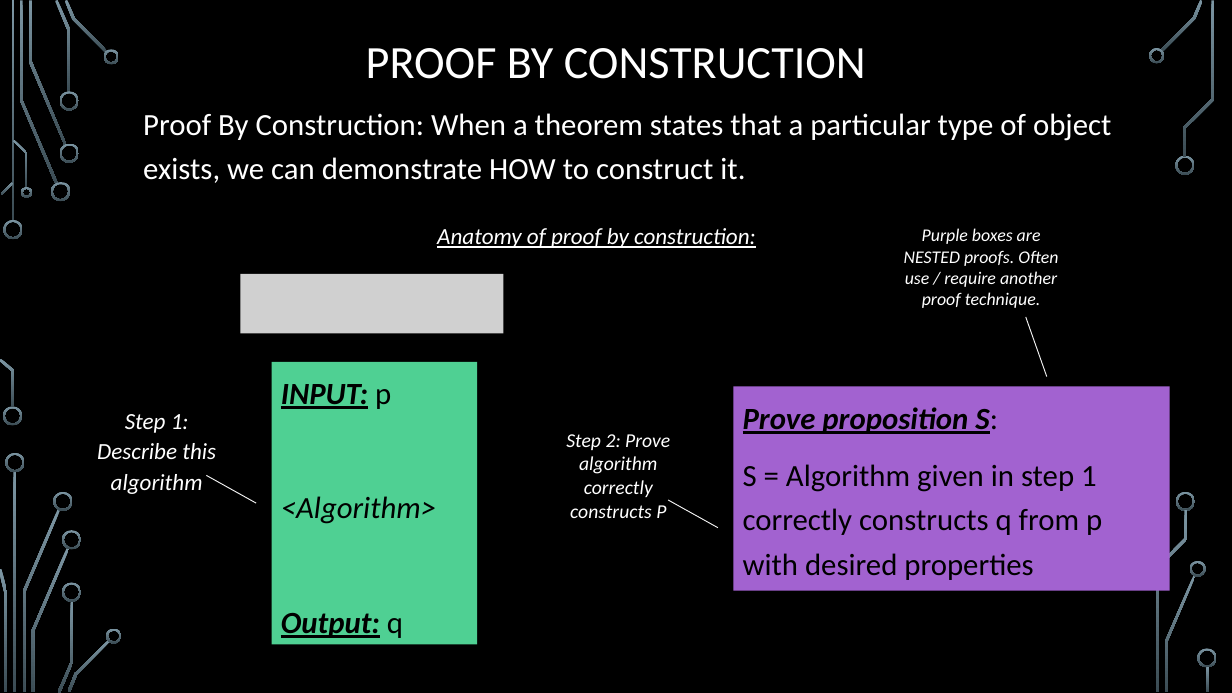
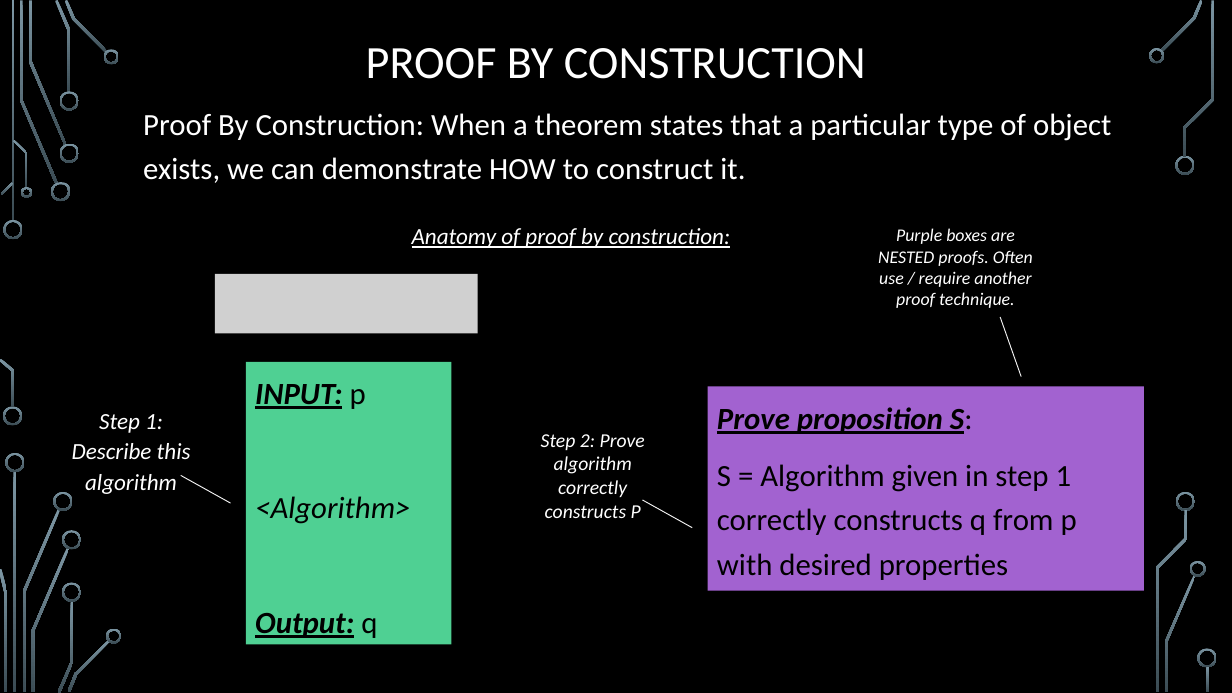
Before and after one commit to markfloryan/dmt2, a slide deck: slide 22 of slides/01-ReviewOfProofs.pptx. Drawn at 1232x693 pixels with LibreOffice and Linux fonts; fonts in the diff are those of the drawing; grey boxes stand for pictures; background and template pictures are left out. Boxes give left, top, right and bottom in pixels: in the first picture for what was removed or moved away, otherwise in the second. Text is boxed around its words. In the diff, an @@ line names an element or a change of style, - is before the commit and + after.

Commit message:
small fixes to syntax

```diff
--- a/slides/01-ReviewOfProofs.pptx
+++ b/slides/01-ReviewOfProofs.pptx
@@ 4 texts, 3 lines, 2 rectangles, 1 picture moved together from (x1=97, y1=228, x2=1170, y2=645) to (x1=72, y1=228, x2=1144, y2=645) @@
```
